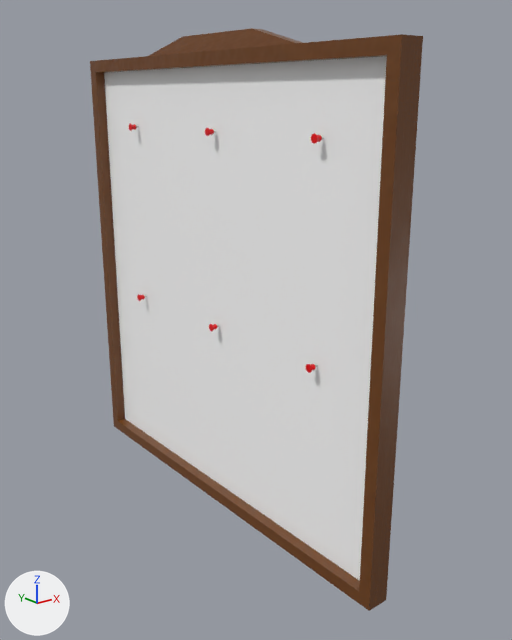
A saved change to the glTF model assets/models/office/corkboard.glb.
Before and after are seen from a 50 mm camera at (-1.78, -2.26, 1.23) aimed at (0.08, 0.06, 0.3). The axes (+X, +Y, +Z) are drawn at lower left. The lights are the same throughout. The older version comes first.

Objects in the first picture: 'corkboard'.
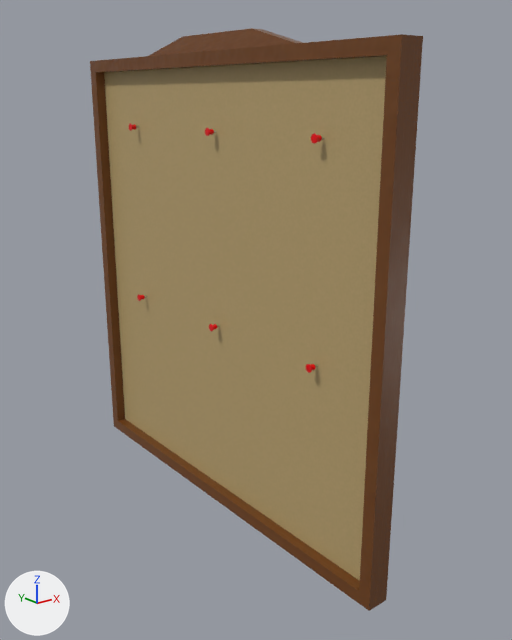
The newer file is also turned or shifted as a whole; pictures and numbers use the older file's frame.

The change, as a diff of the scene's bpy script:
```diff
--- a/assets/models/office/corkboard.glb.py
+++ b/assets/models/office/corkboard.glb.py
@@ img_ucupaint_corkboard_color @@
+img_ucupaint_corkboard_color = load_image('Ucupaint corkboard Color', '_unpacked/Ucupaint_corkboard_Color', 1024, 1024, 'sRGB')
@@ mat_cork @@
 mat_cork = principled_material('cork')
-mat_cork.base_color = (1.0, 1.0, 1.0)  # white #ffffff
+mat_cork.texture = img_ucupaint_corkboard_color
```

Changed parts and their boxes [x1, y1, x2, y2] in the pictures (512 x 640 px):
'corkboard', surface changed (white to brown): [95, 52, 390, 592] in both
